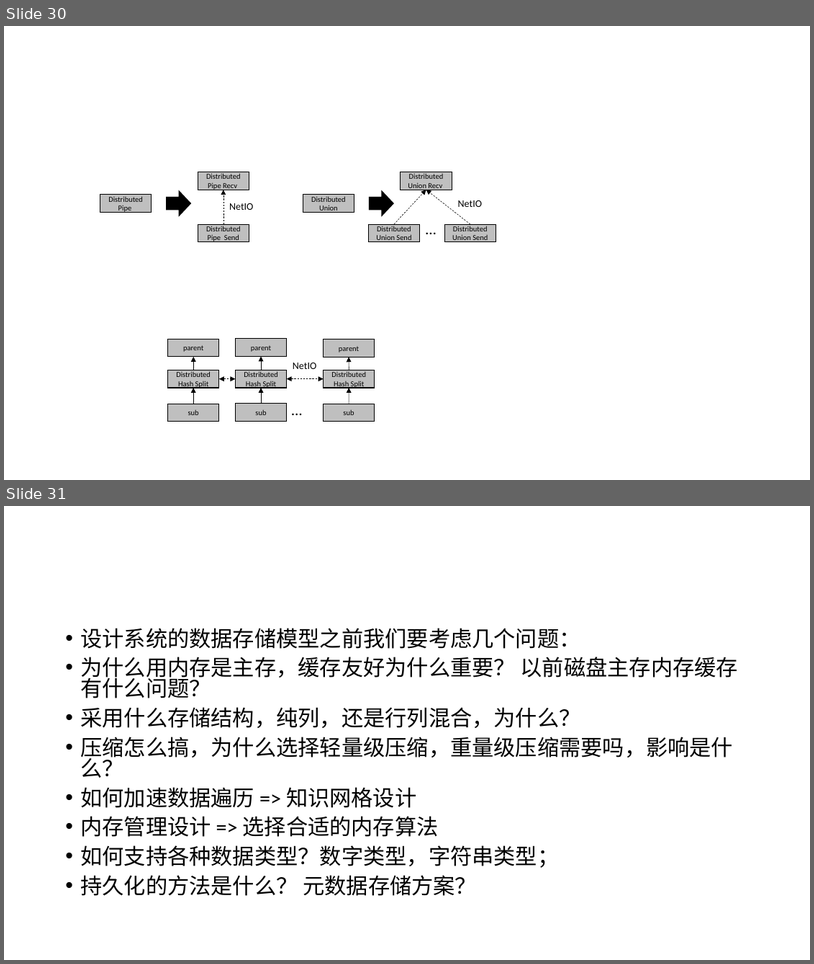
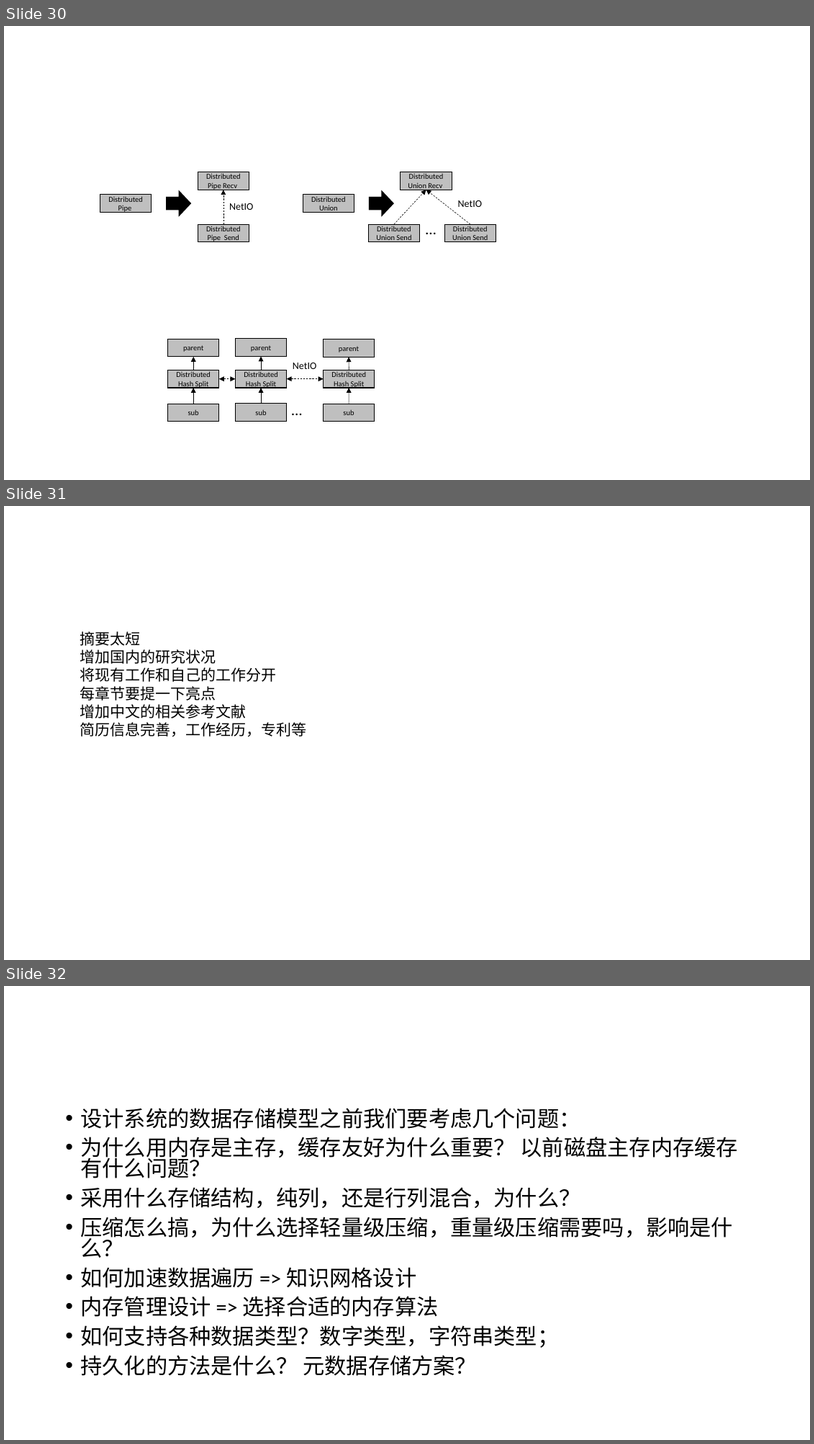
Before and after one commit to scott-zgeng/thor, a slide deck: doc/thor architecture.pptx. Shown one above the other, each under a label of ours: slides 30 and 31 before the commit, slides 30, 31 and 32 after it. The pictures are 814x964 and 814x1444 pixels, drawn with LibreOffice and Linux fonts; fonts in the diff are those of the drawing. Boxes give left, top, right and bottom in pixels: in the first picture for what was removed or moved away, otherwise in the second. Text is boxed around its words. In the diff, an @@ line names an element or a change of style, - is before the commit and + after.

```diff
--- a/doc/thor architecture.pptx
+++ b/doc/thor architecture.pptx
@@ slide 31 added at box(4, 506, 810, 960), background #FFFFFF @@
@@ text added at box(80, 631, 307, 736), 18 pt, text #000000 @@
+摘要太短
+增加国内的研究状况
+将现有工作和自己的工作分开
+每章节要提一下亮点
+增加中文的相关参考文献
+简历信息完善，工作经历，专利等
@@ what was slide 31 is now slide 32 @@
```
Also in this commit, not shown: 1 other file.
